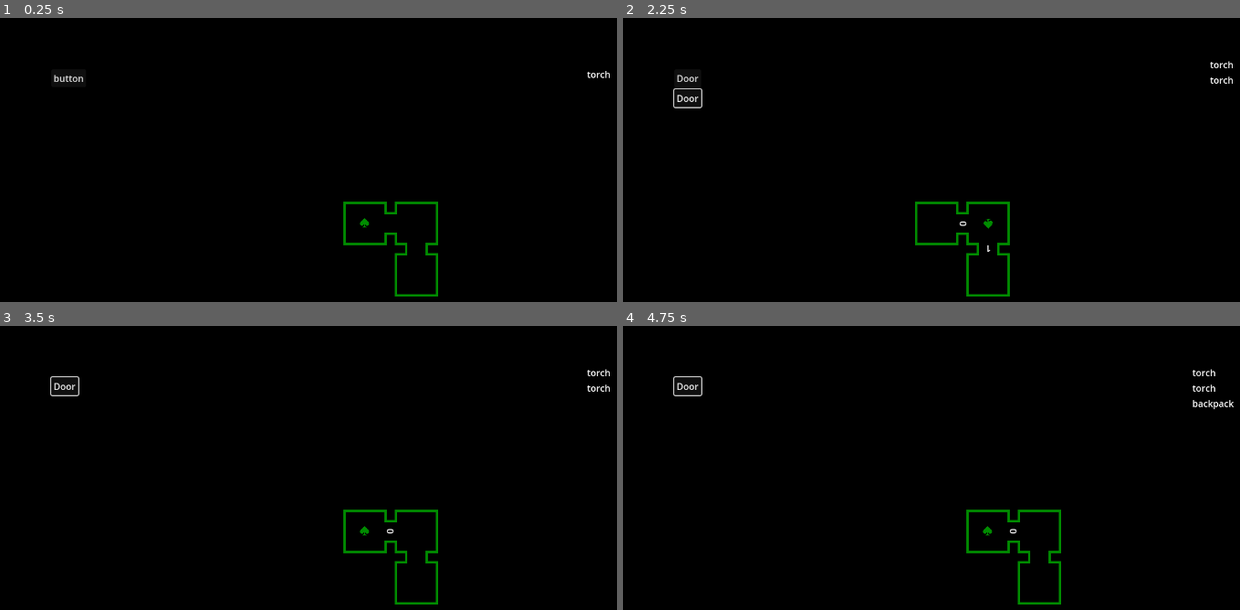
Above: before the commit, frames 1-4 (two rows, left to right).
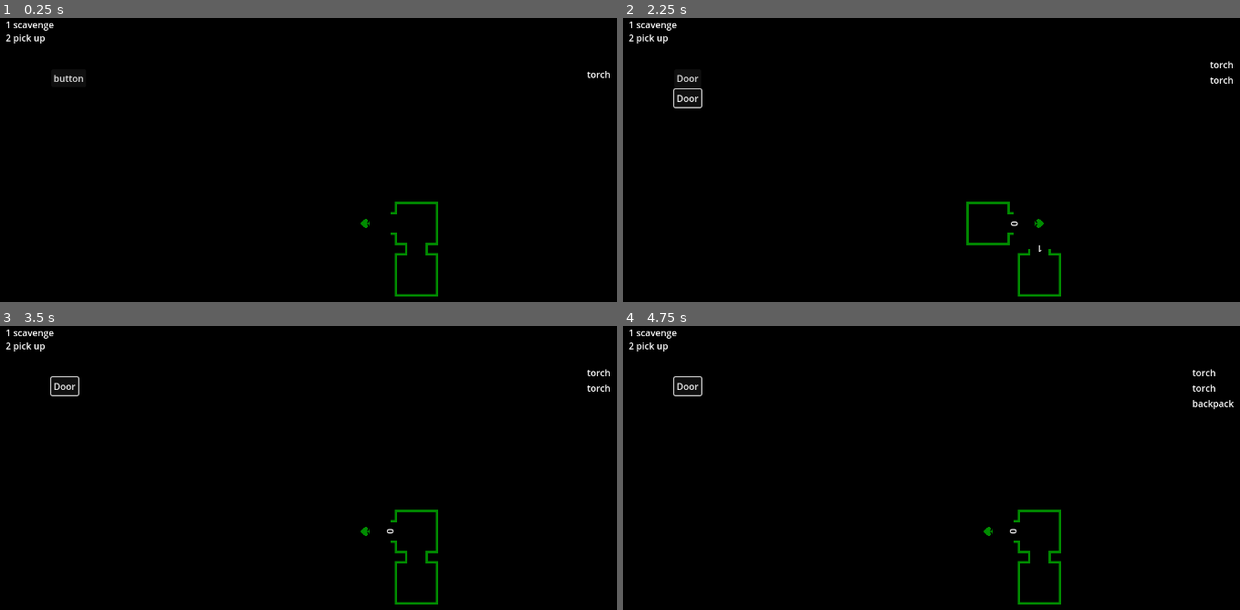
Above: after the commit, the same moments.

Repository: rainbowd-ash/ker_nethalas
Game: Godot game, scene res://modes/game.tscn
Two runs of this game, one before a commit and one after it. Both use one fixed random seed, a clock stepped at 60 frames per second and the inputs below.
Inputs:
- Up to frame 1 (0.25 s): no input
- Up to frame 2 (2.25 s): click "button" at 0.5 s; tap Enter (ui_accept) at 1.25, 1.52 s; hold Up (ui_up) 1.28-2 s; hold X (pickup) 1.28-2 s; click "Door" at 2 s
- Up to frame 3 (3.5 s): click "Door" at 2.75 s
- Up to frame 4 (4.75 s): tap Enter (ui_accept) at 3.5, 3.77, 4.25 s; tap X (pickup) at 3.6 s; hold Up (ui_up) from 4.28 s (still down); hold X (pickup) from 4.28 s (still down)

The runs differ from the first frame. In frame 1, 0.4% of the frame differs, in the area x 0-64%, y 1-81%; in frame 2, 1.1%, in the area x 0-72%, y 1-99%; in frame 3, 0.4%; in frame 4, 0.4%.
Error after the commit: Attempt to call function 'get_global_position' in base 'null instance' on a null instance. (res://modes/dungeon/DungeonCamera.gd:7)

Commit message:
actions partway
switching puters

Diff:
--- /dev/null
+++ b/modes/action_selection/action_selection.gd
@@ -0,0 +1,18 @@
+extends Control
+class_name ActionSelection
+
+var actions = []
+var current_mode : String
+
+func _ready() -> void:
+	SignalBus.mode_transition.connect(_on_mode_change)
+
+func _on_mode_change(new_mode_name : String):
+	current_mode = new_mode_name
+
+func list_actions(actions : Array):
+	$ActionList.text = ""
+	var counter : int = 1
+	for action in actions:
+		$ActionList.append_text("%d %s\n" % [counter, action])
+		counter += 1
--- /dev/null
+++ b/modes/action_selection/action_selection.tscn
@@ -0,0 +1,17 @@
+[gd_scene load_steps=2 format=3 uid="uid://y8f7iqc6u1vp"]
+
+[ext_resource type="Script" path="res://modes/action_selection/action_selection.gd" id="1_55tih"]
+
+[node name="ActionSelection" type="Control"]
+layout_mode = 3
+anchors_preset = 15
+anchor_right = 1.0
+anchor_bottom = 1.0
+grow_horizontal = 2
+grow_vertical = 2
+script = ExtResource("1_55tih")
+
+[node name="ActionList" type="RichTextLabel" parent="."]
+layout_mode = 0
+offset_right = 376.0
+offset_bottom = 437.0
--- a/modes/dungeon/Room.gd
+++ b/modes/dungeon/Room.gd
@@ -2,6 +2,7 @@
 class_name Room
 
 var items = [Torch.new(), Backpack.new()]
+var scavenged = false
 
 func get_doors():
 	var return_array = []
@@ -18,3 +19,11 @@
 func remove_item(item : Item):
 	if items.has(item):
 		items.erase(item)
+
+func get_actions() -> Array:
+	var actions = []
+	if not scavenged:
+		actions.push_back("scavenge")
+	if items:
+		actions.push_back("pick up")
+	return actions
--- a/modes/dungeon/dungeon.gd
+++ b/modes/dungeon/dungeon.gd
@@ -13,6 +13,13 @@
 		if not current_room().get_items().is_empty():
 			pick_up_item(current_room().get_items()[0])
 
+func _ready() -> void:
+	list_actions()
+
+func list_actions():
+	var actions = current_room().get_actions()
+	get_node("/root/Game/ActionSelection").list_actions(actions)
+
 func pick_up_item(item : Item):
 	var room = current_room()
 	if room.get_items().has(item):
@@ -20,7 +27,7 @@
 		room.remove_item(item)
 		print("Picked up " + item.title)
 
-func current_room():
+func current_room() -> Room:
 	return pawn.get_parent()
 
 func move_through_door(door : Door):
--- a/modes/dungeon/dungeon.tscn
+++ b/modes/dungeon/dungeon.tscn
@@ -4,7 +4,7 @@
 [ext_resource type="Script" path="res://modes/dungeon/DungeonCamera.gd" id="2_l2xxq"]
 [ext_resource type="PackedScene" uid="uid://cyiknnvjftrgq" path="res://modes/dungeon/rooms/room1.tscn" id="2_uxbhp"]
 [ext_resource type="PackedScene" uid="uid://dl4askb15wpou" path="res://modes/dungeon/rooms/room2.tscn" id="3_6eo3u"]
-[ext_resource type="PackedScene" uid="uid://cahehf8eg71en" path="res://modes/dungeon/pawn.tscn" id="3_465da"]
+[ext_resource type="Texture2D" uid="uid://cu8krp5s341t5" path="res://art/tiles/pawn.png" id="4_c6pn4"]
 [ext_resource type="Script" path="res://modes/dungeon/RoomSelection.gd" id="5_2xpbr"]
 [ext_resource type="PackedScene" uid="uid://c8ntfn6vafdpw" path="res://modes/dungeon/room_button.tscn" id="7_ymtkp"]
 [ext_resource type="PackedScene" uid="uid://cujtfjsy5gju1" path="res://modes/inventory/inventory_ui.tscn" id="8_rtk67"]
@@ -26,13 +26,13 @@
 
 [node name="Camera" type="Camera2D" parent="." node_paths=PackedStringArray("pawn")]
 script = ExtResource("2_l2xxq")
-pawn = NodePath("../Room1/Pawn")
+pawn = NodePath("")
 
 [node name="Room1" parent="." instance=ExtResource("2_uxbhp")]
 rotation = -1.57079
 
-[node name="Pawn" parent="Room1" instance=ExtResource("3_465da")]
-rotation = 1.57079
+[node name="Pawn" type="Sprite2D" parent="Room1"]
+texture = ExtResource("4_c6pn4")
 
 [node name="Room2" parent="." instance=ExtResource("3_6eo3u")]
 position = Vector2(90, 0)
--- /dev/null
+++ b/modes/game.gd
@@ -0,0 +1,7 @@
+extends Node
+class_name Game
+
+@export var initial_mode : Mode
+
+func _ready():
+	$ModeMachine.initialize(initial_mode)
--- a/modes/game.tscn
+++ b/modes/game.tscn
@@ -1,10 +1,16 @@
-[gd_scene load_steps=3 format=3 uid="uid://cld1c4x65h2t7"]
+[gd_scene load_steps=5 format=3 uid="uid://cld1c4x65h2t7"]
 
 [ext_resource type="PackedScene" uid="uid://codjfwxwjfo8g" path="res://modes/modemachine/ModeMachine.tscn" id="1_lcfvi"]
+[ext_resource type="Script" path="res://modes/game.gd" id="1_ow7ic"]
 [ext_resource type="PackedScene" uid="uid://k4nigwxll27" path="res://modes/modemachine/DungeonMode.tscn" id="2_q553v"]
+[ext_resource type="PackedScene" uid="uid://y8f7iqc6u1vp" path="res://modes/action_selection/action_selection.tscn" id="3_2och2"]
 
-[node name="Game" type="Node"]
+[node name="Game" type="Node" node_paths=PackedStringArray("initial_mode")]
+script = ExtResource("1_ow7ic")
+initial_mode = NodePath("ModeMachine/DungeonMode")
 
 [node name="ModeMachine" parent="." instance=ExtResource("1_lcfvi")]
 
 [node name="DungeonMode" parent="ModeMachine" instance=ExtResource("2_q553v")]
+
+[node name="ActionSelection" parent="." instance=ExtResource("3_2och2")]
--- a/modes/modemachine/mode.gd
+++ b/modes/modemachine/mode.gd
@@ -7,9 +7,10 @@
 var scene : String
 var instantiated_scene : Node
 
-func Enter() -> void:
+func enter() -> void:
 	instantiated_scene = load(scene).instantiate()
 	get_node("/root/Game").add_child.call_deferred(instantiated_scene)
+	transitioned.emit(name)
 
-func Exit() -> void:
+func exit() -> void:
 	instantiated_scene.queue_free()
--- a/modes/modemachine/modes.gd
+++ b/modes/modemachine/modes.gd
@@ -2,25 +2,29 @@
 extends Node
 class_name ModeMachine
 
-@onready var current_mode : Mode = $DungeonMode
+@onready var current_mode : Mode
 var modes : Dictionary = {}
 
 func _ready():
 	for child in get_children():
 		if child is Mode:
 			modes[child.name] = child
-			child.transitioned.connect(on_child_transitioned)
+			child.transitioned.connect(_on_child_transitioned)
 		else:
 			push_warning("State machine contains child which is not 'State'")
 
-	current_mode.Enter()
+func initialize(starting_mode):
+	current_mode = starting_mode
+	current_mode.enter()
+	SignalBus.mode_transition.emit(current_mode.name)
 
-func on_child_transitioned(new_mode_name: StringName) -> void:
+func _on_child_transitioned(new_mode_name : StringName) -> void:
 	var new_mode = modes.get(new_mode_name)
 	if new_mode != null:
-		if new_mode != current_mode:
-			current_mode.Exit()
-			new_mode.Enter()
+		if new_mode.name != current_mode.name:
+			current_mode.exit()
+			new_mode.enter()
 			current_mode = new_mode
+			SignalBus.mode_transition.emit(current_mode.name)
 	else:
 		push_warning("Called transition on a state that does not exist")
--- a/signal_bus.gd
+++ b/signal_bus.gd
@@ -3,3 +3,5 @@
 
 # emitted when item picked up off floor
 signal item_picked_up(item : Item)
+
+signal mode_transition(new_mode_name : String)
Not shown: 1 places in modes/dungeon/pawn.tscn that only renumber resources
